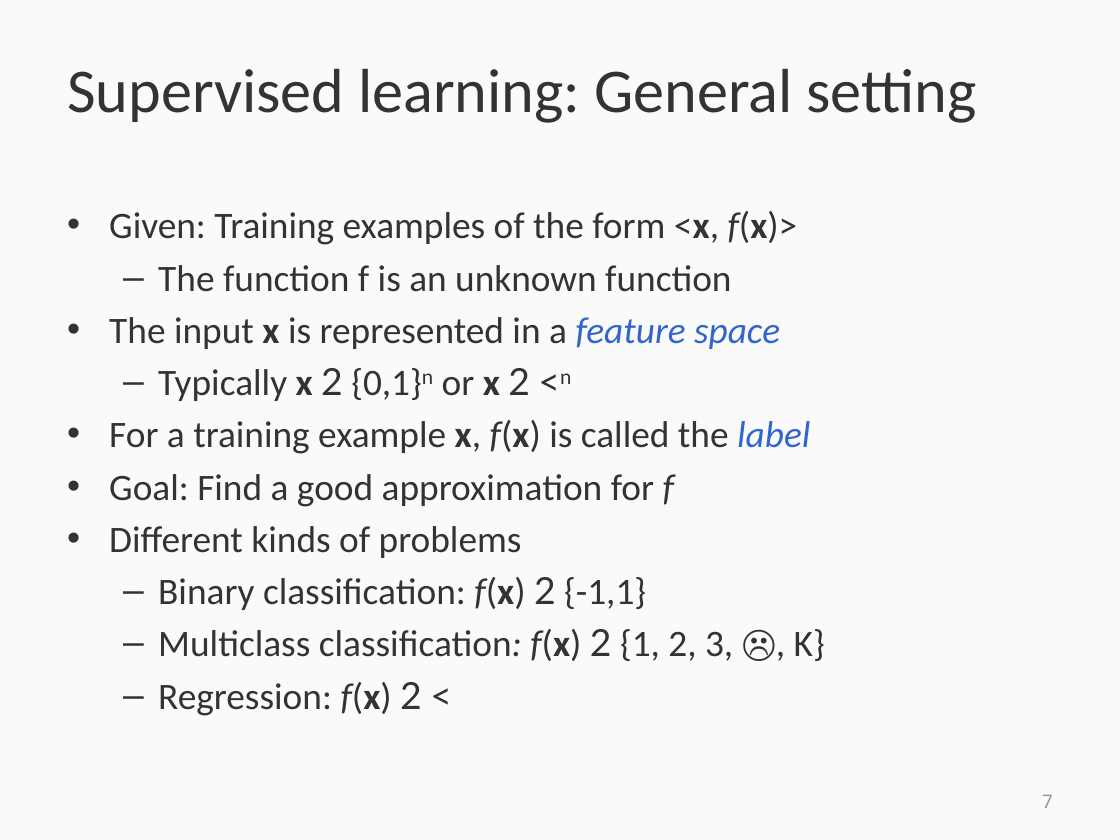
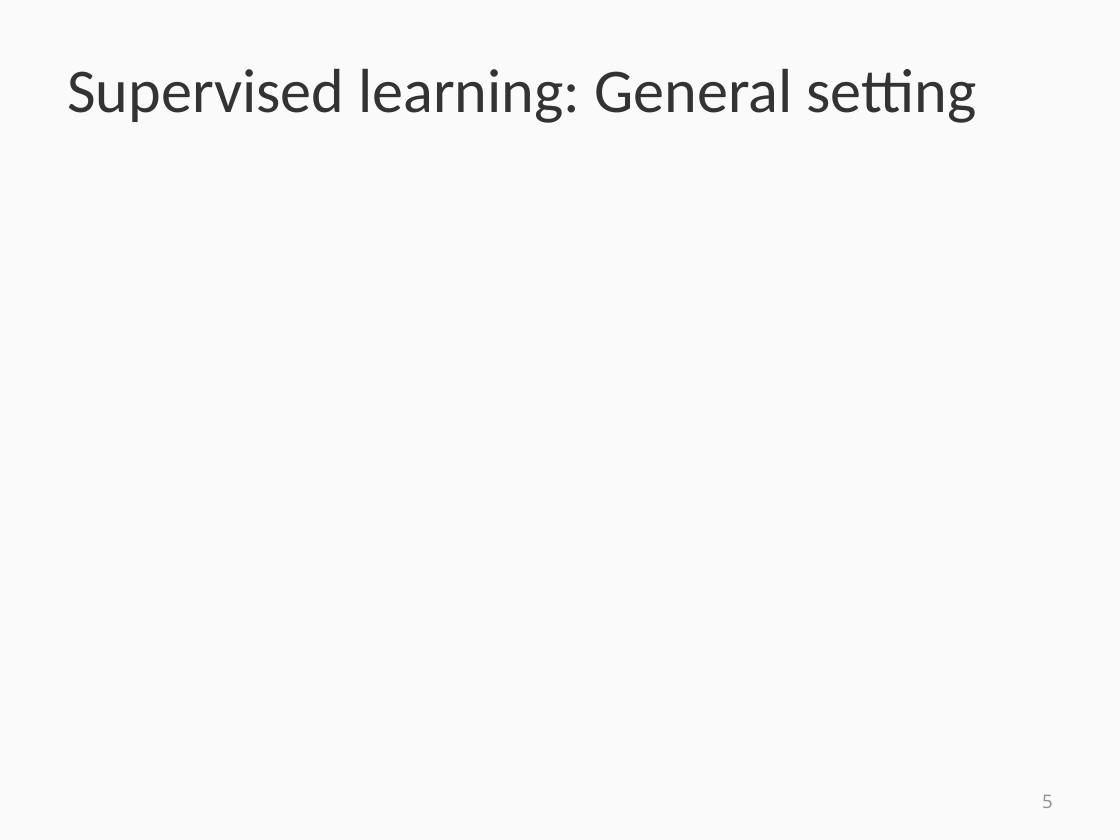
Before and after one commit to svivek/structured-prediction, a slide deck: slide 5 of slides/review/review.pptx (slide 7 before the commit). Drawn at 1120x840 pixels with LibreOffice and Linux fonts; fonts in the diff are those of the drawing; grey boxes stand for pictures. Boxes give left, top, right and bottom in pixels: in the first picture for what was removed or moved away, otherwise in the second. Text is boxed around its words. In the diff, an @@ line names an element or a change of style, - is before the commit and + after.

```diff
--- a/slides/review/review.pptx
+++ b/slides/review/review.pptx
@@ text removed at box(109, 211, 825, 716) @@
-• Given: Training examples of the form <x, f(x)>
-  – The function f is an unknown function
-• The input x is represented in a feature space
-  – Typically x 2 {0,1}n or x 2 <n
-• For a training example x, f(x) is called the label
-• Goal: Find a good approximation for f
-• Different kinds of problems
-  – Binary classification: f(x) 2 {-1,1}
-  – Multiclass classification: f(x) 2 {1, 2, 3, ☹, K}
-  – Regression: f(x) 2 <
@@ page number at box(1042, 795, 1053, 808): text changed @@
-7
+5
```
Also in this commit, not shown: 21 other slides changed, 14 slides added, 17 slides removed, 3 other files.
